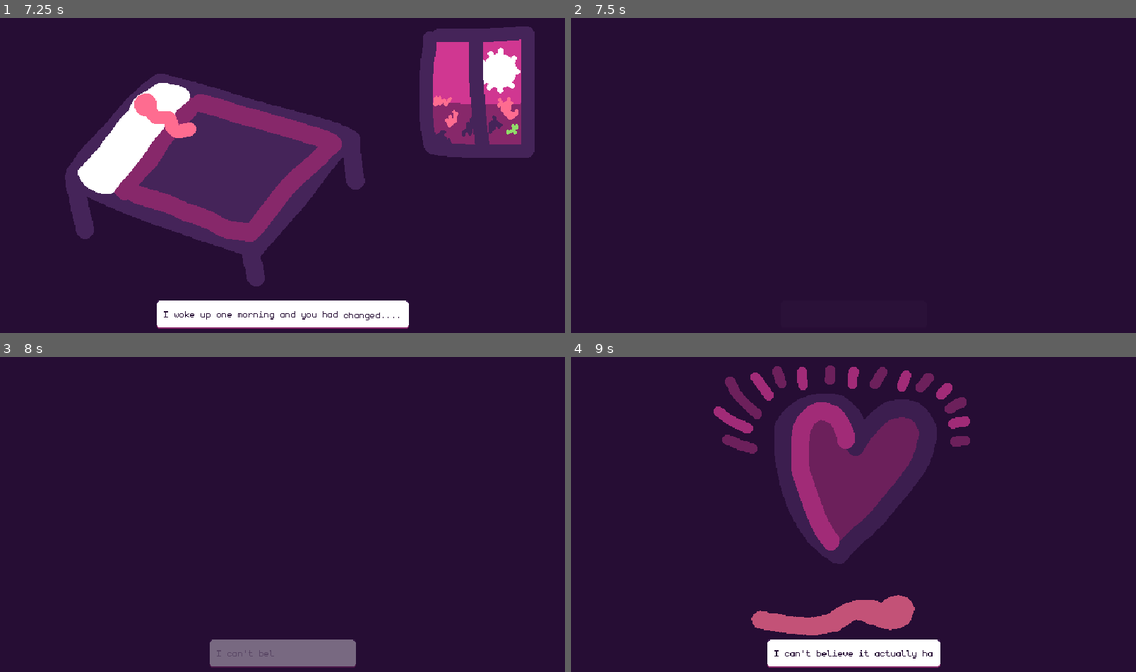
Above: before the commit, frames 1-4 (two rows, left to right).
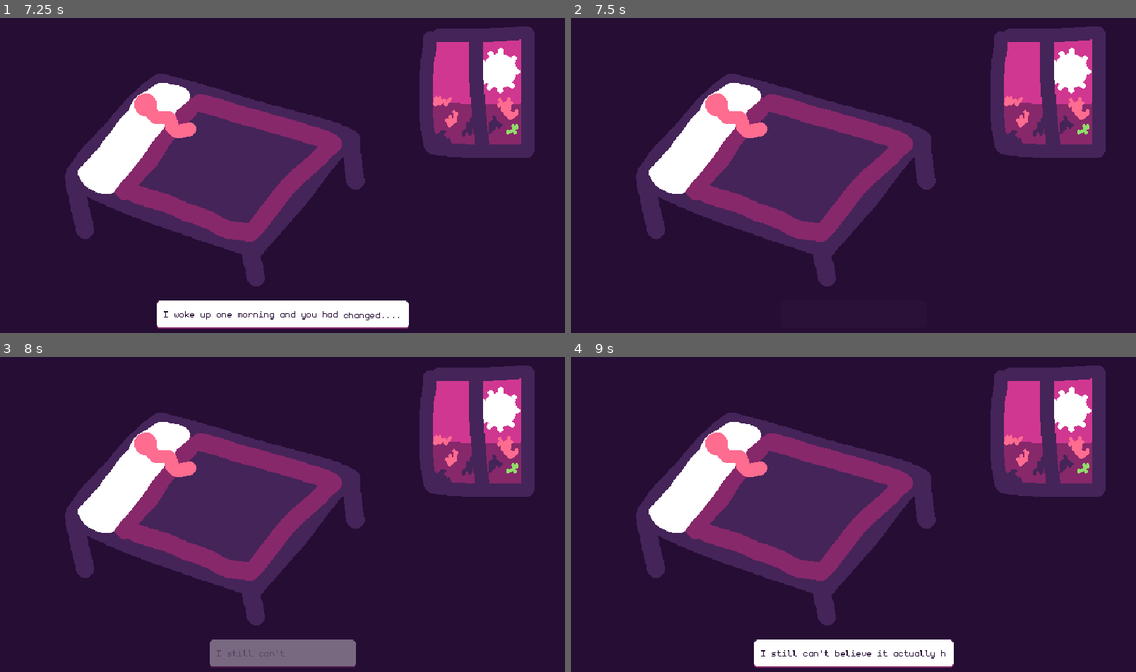
Above: after the commit, the same moments.

Repository: RachelfTech/LD56
Game: Godot game, scene res://scenes/main.tscn
Two runs of this game, one before a commit and one after it. Both use one fixed random seed, a clock stepped at 60 frames per second and the inputs below.
Inputs (mouse positions are in pixels of both pictures, inside the frame that each line leads up to):
- Up to frame 1 (7.25 s): tap Enter at 0.5 s; move the mouse to (406, 159) at 0.52 s; click (406, 159) at 0.6 s; move the mouse to (169, 191) at 1.27 s; click (169, 191) at 1.35 s; move the mouse to (339, 106) at 2.02 s; click (339, 106) at 2.1 s; move the mouse to (254, 241) at 2.77 s; click (254, 241) at 2.85 s; move the mouse to (452, 225) at 3.52 s; click (452, 225) at 3.6 s; move the mouse to (113, 128) at 4.27 s; click (113, 128) at 4.35 s; move the mouse to (310, 175) at 5.02 s; click (310, 175) at 5.1 s; move the mouse to (197, 96) at 5.77 s; click (197, 96) at 5.85 s; move the mouse to (406, 159) at 6.52 s; click (406, 159) at 6.6 s
- Up to frame 2 (7.5 s): move the mouse to (740, 191) at 7.27 s; click (740, 191) at 7.35 s
- Up to frame 3 (8 s): no input
- Up to frame 4 (9 s): move the mouse to (910, 445) at 8.02 s; click (910, 445) at 8.1 s; move the mouse to (825, 580) at 8.77 s; click (825, 580) at 8.85 s

Frame 1 is identical in both runs. In frame 2, 28% of the frame differs, in the area x 11-95%, y 2-86%; in frame 3, 28%; in frame 4, 34%, in the area x 11-95%, y 2-99%.

Commit message:
Add base sequence template and more to Sequence class

Diff:
--- a/intro.gd
+++ b/intro.gd
@@ -1,33 +1,40 @@
 extends Sequence
 
-@export var animation_player: AnimationPlayer
-@export var text_renderer: TextRenderer
-
 var sequence_text: Array[String] = [
-    "[center]I woke up one morning and you had [wave]changed....[/wave][/center]"]
+    "[center]I woke up one morning and you had [wave]changed....[/wave][/center]",
+    "I still can't believe it actually happened."]
 
 
 var allow_advance: bool = false
+var animation_finished: bool = false
+
+var active_animation: bool = false
 
 
 # Called when the node enters the scene tree for the first time.
 func _ready() -> void:
+    super()
     id = Globals.Sequences.INTRO
 
 func start():
     text_renderer.set_sequence_text(sequence_text)
     animation_player.play("opening")
-    animation_player.animation_finished.connect(_handle_animation_finished)
+    active_animation = true
 
 # Called every frame. 'delta' is the elapsed time since the previous frame.
 func _process(_delta: float) -> void:
     pass
 
 func _input(_event: InputEvent) -> void:
-    if allow_advance and Input.is_action_just_pressed("left-click"):
-            var text_finished: bool = text_renderer.advance_text()
-            if text_finished:
-                finished.emit()
+    if not active_animation and allow_advance and Input.is_action_just_pressed("left-click"):
+        var text_finished: bool = text_renderer.advance_text()
+        if text_finished:
+            finished.emit()
+        else:
+            allow_advance = false
 
 func _handle_animation_finished(_animation_name: String):
+    active_animation = false
+
+func _handle_line_rendered():
     allow_advance = true
--- /dev/null
+++ b/scenes/sequences/base_sequence.gd
@@ -0,0 +1,7 @@
+extends Sequence
+
+func _handle_animation_finished(_animation_name: String):
+    pass
+
+func _handle_line_rendered():
+    pass
--- /dev/null
+++ b/scenes/sequences/base_sequence.tscn
@@ -0,0 +1,14 @@
+[gd_scene load_steps=3 format=3 uid="uid://5yuxmpd4pcjo"]
+
+[ext_resource type="Script" path="res://scenes/sequences/base_sequence.gd" id="1_ujvf8"]
+[ext_resource type="PackedScene" uid="uid://b8o4pk44fpdkr" path="res://scenes/text_renderer.tscn" id="2_cgry5"]
+
+[node name="BaseSequence" type="Node"]
+script = ExtResource("1_ujvf8")
+
+[node name="TextRenderer" parent="." instance=ExtResource("2_cgry5")]
+
+[node name="Camera2D" type="Camera2D" parent="."]
+anchor_mode = 0
+
+[node name="AnimationPlayer" type="AnimationPlayer" parent="."]
--- a/scenes/sequences/intro.tscn
+++ b/scenes/sequences/intro.tscn
@@ -127,10 +127,11 @@
 "opening": SubResource("Animation_xvj5y")
 }
 
-[node name="Intro" type="Node" node_paths=PackedStringArray("animation_player", "text_renderer")]
+[node name="Intro" type="Node" node_paths=PackedStringArray("animation_player", "text_renderer", "camera")]
 script = ExtResource("1_3je0g")
 animation_player = NodePath("AnimationPlayer")
 text_renderer = NodePath("TextRenderer")
+camera = NodePath("Camera2D")
 
 [node name="TextRenderer" parent="." instance=ExtResource("2_kebdx")]
 
--- a/scenes/sequences/second.tscn
+++ b/scenes/sequences/second.tscn
@@ -77,10 +77,10 @@
 "start": SubResource("Animation_h82f5")
 }
 
-[node name="Second" type="Node" node_paths=PackedStringArray("text_renderer", "animation_player")]
+[node name="Second" type="Node" node_paths=PackedStringArray("animation_player", "text_renderer")]
 script = ExtResource("1_wt5ya")
+animation_player = NodePath("AnimationPlayer")
 text_renderer = NodePath("TextRenderer")
-animation_player = NodePath("AnimationPlayer")
 
 [node name="SecondSequence" type="AnimatedSprite2D" parent="."]
 modulate = Color(1, 1, 1, 0)
--- /dev/null
+++ b/scenes/sequences/third.gd
@@ -0,0 +1,23 @@
+extends Sequence
+
+
+# Called when the node enters the scene tree for the first time.
+func _ready() -> void:
+    super()
+
+
+# Called every frame. 'delta' is the elapsed time since the previous frame.
+func _process(delta: float) -> void:
+    pass
+
+func _input(_event: InputEvent) -> void:
+    pass
+
+func start():
+    pass
+
+func _handle_animation_finished(_animation_name: String):
+    pass
+
+func _handle_line_rendered():
+    pass
--- /dev/null
+++ b/scenes/sequences/third.tscn
@@ -0,0 +1,39 @@
+[gd_scene load_steps=3 format=3 uid="uid://dm8lx4gh838o7"]
+
+[ext_resource type="PackedScene" uid="uid://b8o4pk44fpdkr" path="res://scenes/text_renderer.tscn" id="2_jeasr"]
+
+[sub_resource type="GDScript" id="GDScript_iygmy"]
+script/source = "extends Sequence
+
+
+# Called when the node enters the scene tree for the first time.
+func _ready() -> void:
+    super()
+
+
+# Called every frame. 'delta' is the elapsed time since the previous frame.
+func _process(delta: float) -> void:
+    pass
+
+func _input(_event: InputEvent) -> void:
+    pass
+
+func start():
+    pass
+
+func _handle_animation_finished(_animation_name: String):
+    pass
+
+func _handle_line_rendered():
+    pass
+"
+
+[node name="BaseSequence" type="Node"]
+script = SubResource("GDScript_iygmy")
+
+[node name="TextRenderer" parent="." instance=ExtResource("2_jeasr")]
+
+[node name="Camera2D" type="Camera2D" parent="."]
+anchor_mode = 0
+
+[node name="AnimationPlayer" type="AnimationPlayer" parent="."]
--- /dev/null
+++ b/script_templates/Sequence/default_sequence.gd
@@ -0,0 +1,27 @@
+extends Sequence
+
+# meta-name: Default sequence
+# meta-description: Predefined functions for sequences
+# meta-default: true
+# meta-space-indent: 4
+
+# Called when the node enters the scene tree for the first time.
+func _ready() -> void:
+    super()
+
+
+# Called every frame. 'delta' is the elapsed time since the previous frame.
+func _process(delta: float) -> void:
+    pass
+
+func _input(_event: InputEvent) -> void:
+    pass
+
+func start():
+    pass
+
+func _handle_animation_finished(_animation_name: String):
+    pass
+
+func _handle_line_rendered():
+    pass
--- a/scripts/second.gd
+++ b/scripts/second.gd
@@ -1,10 +1,6 @@
 extends Sequence
 
-@export var text_renderer: TextRenderer
-@export var animation_player: AnimationPlayer
-
-var sequence_text: Array[String] = ["I can't believe it actually happened.",
-            "But I wanted to make things work...",
+var sequence_text: Array[String] = ["But I wanted to make things work...",
             "So I did everything I could"]
 
 
@@ -12,9 +8,8 @@
 
 # Called when the node enters the scene tree for the first time.
 func _ready() -> void:
-    start()
+    super()
     id = Globals.Sequences.SECOND
-
 
 # Called every frame. 'delta' is the elapsed time since the previous frame.
 func _process(delta: float) -> void:
@@ -22,7 +17,6 @@
 
 func start():
     text_renderer.set_sequence_text(sequence_text)
-    text_renderer.line_rendered.connect(_handle_line_rendered)
     animation_player.play("start")
 
 func _input(_event: InputEvent) -> void:
--- a/scripts/sequence.gd
+++ b/scripts/sequence.gd
@@ -2,13 +2,28 @@
 
 extends Node
 
+@export var animation_player: AnimationPlayer
+@export var text_renderer: TextRenderer
+@export var camera: Camera2D
 
 var id: Globals.Sequences
 
 signal finished
+
+func _ready() -> void:
+    if text_renderer:
+        text_renderer.line_rendered.connect(_handle_line_rendered)
+    if animation_player:
+        animation_player.animation_finished.connect(_handle_animation_finished)
 
 func start():
     pass
 
 func end():
     finished.emit()
+
+func _handle_animation_finished(_animation_name: String):
+    pass
+
+func _handle_line_rendered():
+    pass
--- /dev/null
+++ b/scripts/third.gd
@@ -0,0 +1,17 @@
+extends Sequence
+
+
+# Called when the node enters the scene tree for the first time.
+func _ready() -> void:
+    super()
+
+
+# Called every frame. 'delta' is the elapsed time since the previous frame.
+func _process(delta: float) -> void:
+    pass
+
+func _handle_animation_finished(_animation_name: String):
+    pass
+
+func _handle_line_rendered():
+    pass
